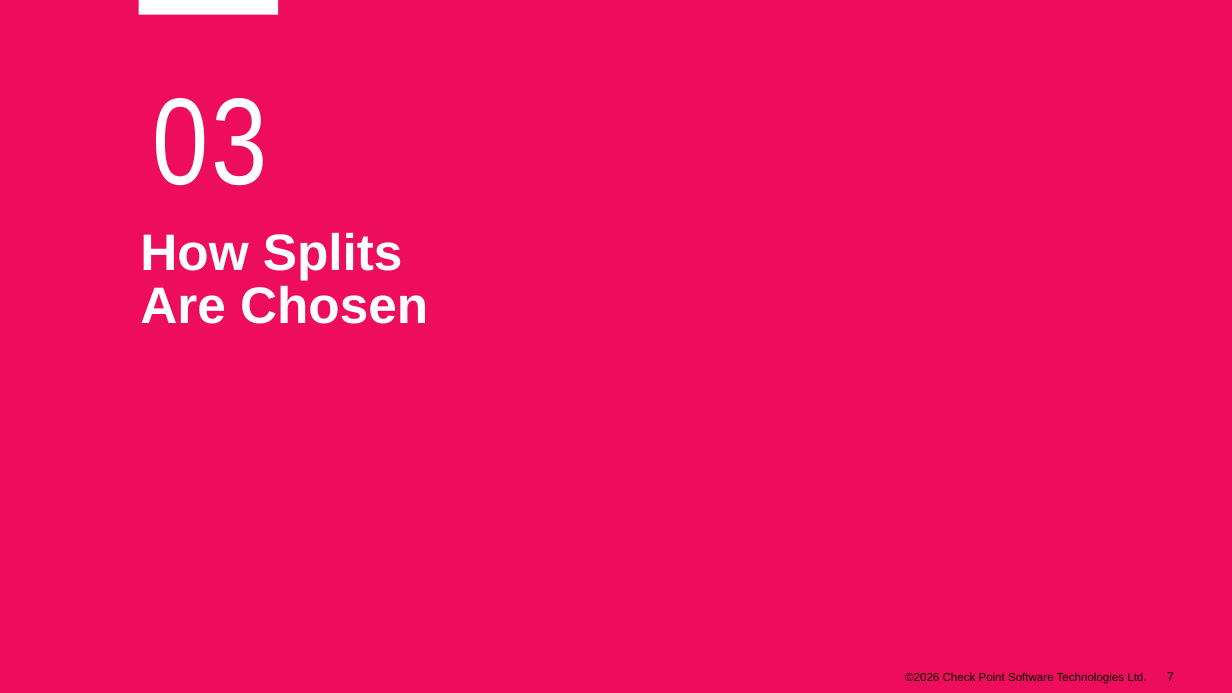
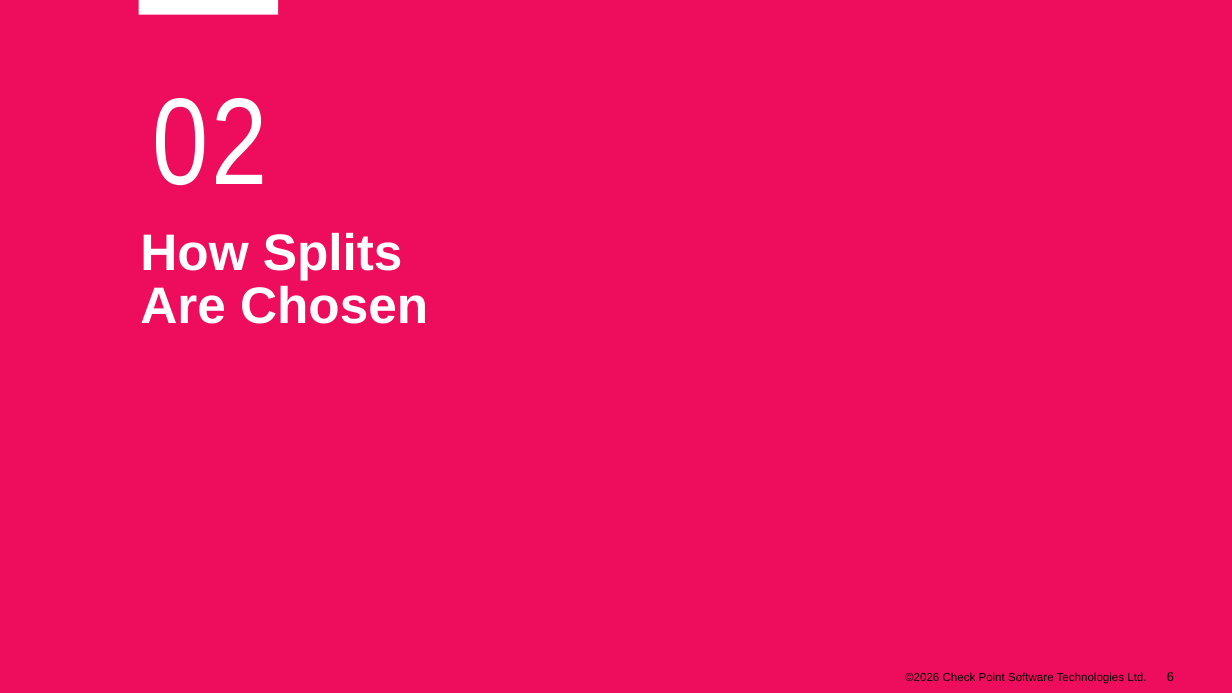
Before and after one commit to alshawwaf/ai-basic-training, a slide deck: slide 6 of stage1_classic_ml/04_decision_trees/Lecture-4-Decision-Trees.pptx (slide 7 before the commit). Drawn at 1232x693 pixels with LibreOffice and Linux fonts; fonts in the diff are those of the drawing; background and template pictures are left out. Boxes give left, top, right and bottom in pixels: in the first picture for what was removed or moved away, otherwise in the second. Text is boxed around its words. In the diff, an @@ line names an element or a change of style, - is before the commit and + after.

```diff
--- a/stage1_classic_ml/04_decision_trees/Lecture-4-Decision-Trees.pptx
+++ b/stage1_classic_ml/04_decision_trees/Lecture-4-Decision-Trees.pptx
@@ text at (153, 98, 268, 186): text changed @@
-03
+02
@@ page number at (1167, 672, 1174, 681): text changed @@
-7
+6
```
Also in this commit, not shown: 6 other slides changed, 5 slides added, 3 slides removed.
